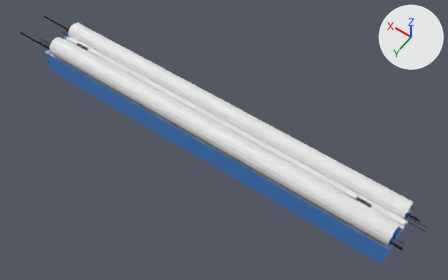
The FBX model Assets/Visuals/FBX Files/Jackson Station.fbx, before and after one commit.
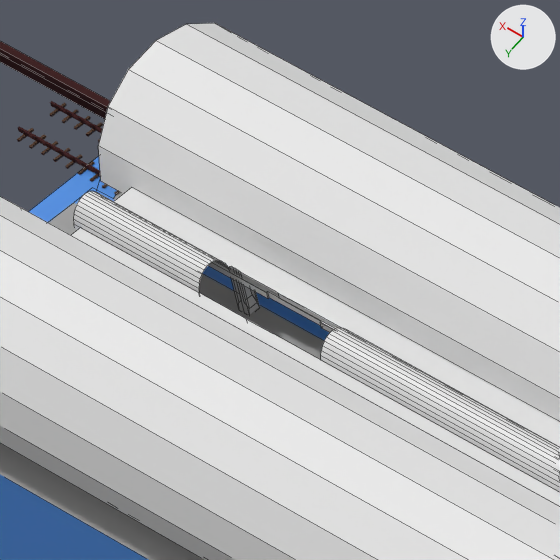
Each version appears first whole from a 50 mm lens placed at (-359.6, 467.3, 710.5), pointed at (-23.6, -3.1, -28.6), and next in a close-up on the part from 13% to 24% of the width and 7% to 24% of the height. The lights are fixed; the arrows at upper right show +X, +Y and +Z. The last two pictures show the newer version. The close-ups show mesh edges as thin lines. Where no turn or scale is listed for an object, it has been applied to the vertices. Vertices at exactly the same position are counted once.
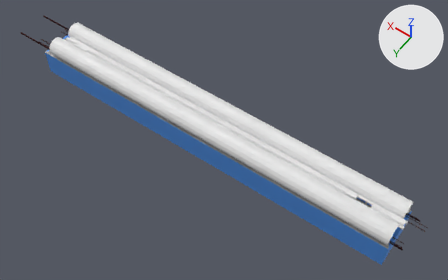
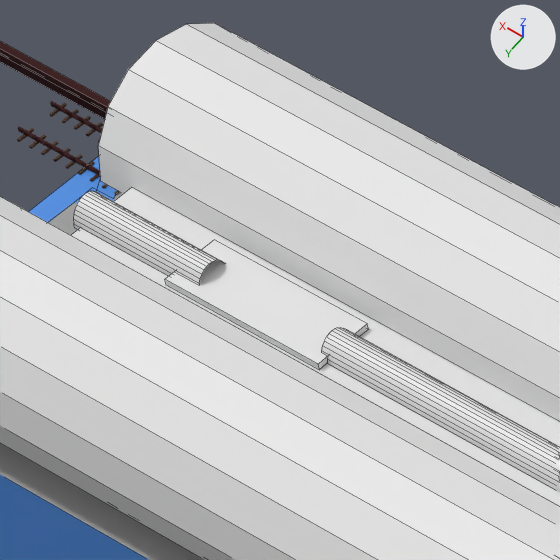
The change in detail:
me_cylinder_001 is used by ob_cylinder; location (0.0, 0.0, 0.0).
me_cylinder_001 had 264 vertices, 116 faces and spanned x -313.0..293.0, y -37.0..37.0, z -5.0..25.0.
me_cylinder_001 now has 253 vertices, 111 faces and spans x -313.0..293.0, y -37.0..37.0, z -5.0..25.0.
Part 1, on me_cylinder_001:
34 vertices are removed from x 242.0..265.0, y -3.0..3.0, z 10.0..12.0.
31 faces are deleted.
4 vertices in x 242.0, y -3.0..3.0, z 12.0 move by (-1.0, 0.0, 0.0).
3 vertices in x 265.0, y -3.0..3.0, z 12.0 move by (4.0, 0.0, 0.0).
6 vertices move from x 242.0..258.0, y -3.0, z 10.0..11.0 to x 241.0..269.0, y -5.0..-3.0, z 10.0..12.0.
23 vertices are added at x 241.0..269.0, y -5.0..4.0, z 10.0..13.0.
26 new faces join them.
Mesh me_cube is new.
It is a box spanning x -14.3..14.3, y -4.9..4.9, z -2.0..2.0.
Object 'Cube.002' (ob_cube_002) is new; it shows me_cube.
Its location is (254.9, -0.4, 10.8).

Location of each change, (x1, y1, x2, y2) in pixels of the close-ups (560 x 560 px; the box of a moved part takes in the faces that stretch with it):
'Cube.002', added
    after: (165, 240, 368, 370)
part 1 of me_cylinder_001, moved or reshaped
    both: (71, 188, 560, 506)
